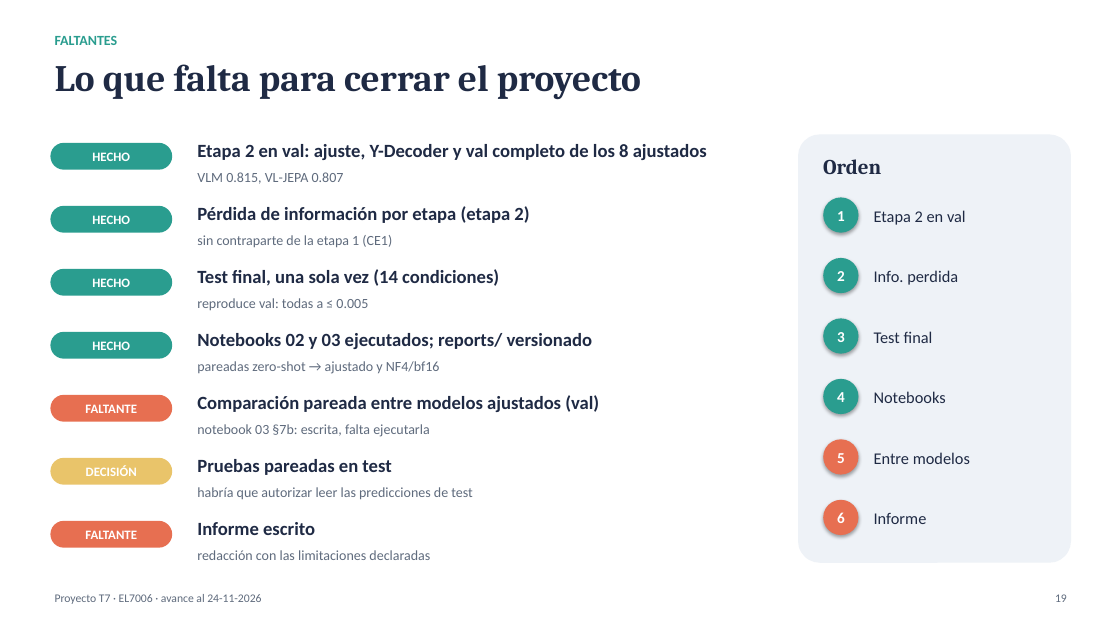
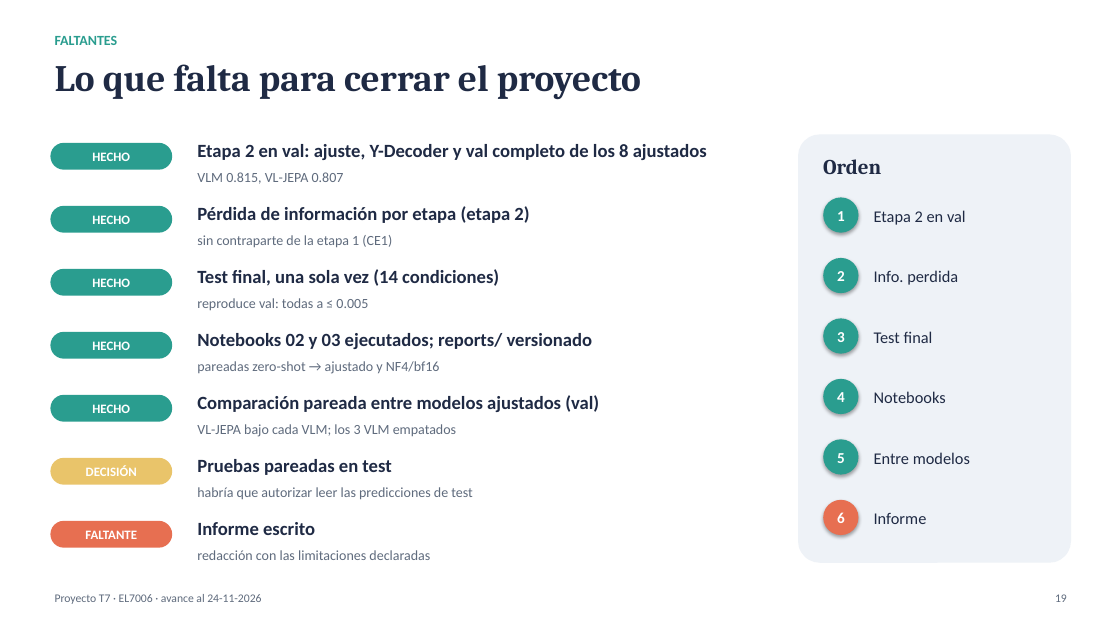
Before and after one commit to BrnoOr/Multimodal_LLM, a slide deck: slide 19 of docs/presentacion_avance.pptx. Drawn at 1120x630 pixels with LibreOffice and Linux fonts; fonts in the diff are those of the drawing. Boxes give left, top, right and bottom in pixels: in the first picture for what was removed or moved away, otherwise in the second. Text is boxed around its words. In the diff, an @@ line names an element or a change of style, - is before the commit and + after.

```diff
--- a/docs/presentacion_avance.pptx
+++ b/docs/presentacion_avance.pptx
@@ rounded rectangle "HECHO" at (50,395,172,422): fill #E76F51 to #2A9D8F @@
@@ text in rounded rectangle at (92,404,130,413): text changed @@
-FALTANTE
+HECHO
@@ text at (197,424,456,437): text changed @@
-notebook 03 §7b: escrita, falta ejecutarla
+VL-JEPA bajo cada VLM; los 3 VLM empatados
@@ ellipse "5" at (823,439,859,475): fill #E76F51 to #2A9D8F @@
```
Also in this commit, not shown: 2 other slides changed, 1 other file.
